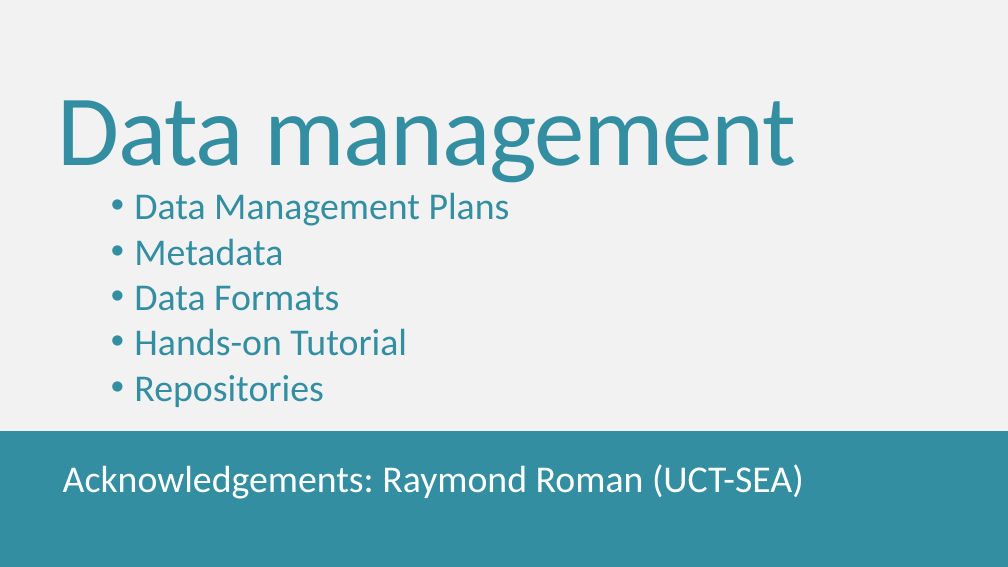
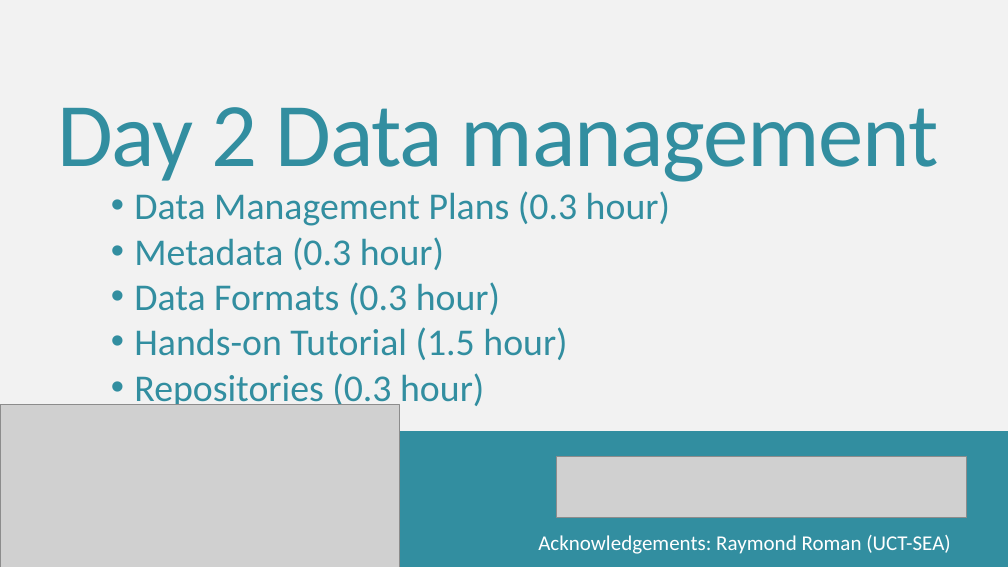
Before and after one commit to mvichi/SAMOS-Core3-UCT, a slide deck: slide 1 of lectures/Day2.pptx. Drawn at 1008x567 pixels with LibreOffice and Linux fonts; fonts in the diff are those of the drawing; grey boxes stand for pictures. Boxes give left, top, right and bottom in pixels: in the first picture for what was removed or moved away, otherwise in the second. Text is boxed around its words. In the diff, an @@ line names an element or a change of style, - is before the commit and + after.

Commit message:
Update Day 2 and Day 3 tutorials

```diff
--- a/lectures/Day2.pptx
+++ b/lectures/Day2.pptx
@@ title at [57, 107, 939, 182]: text changed; size 96 to 86.4 pt @@
-Data management
+Day 2 Data management
@@ text at [134, 191, 670, 406]: text changed @@
-• Data Management Plans
-• Metadata
-• Data Formats
-• Hands-on Tutorial
-• Repositories
+• Data Management Plans (0.3 hour)
+• Metadata (0.3 hour)
+• Data Formats (0.3 hour)
+• Hands-on Tutorial (1.5 hour)
+• Repositories (0.3 hour)
@@ picture added at [0, 405, 399, 567] @@
@@ picture added at [557, 457, 967, 518] @@
@@ subtitle "Acknowledgements: Raymond Roman (UCT-SEA)": place and size @@
-subtitle "Acknowledgements: Raymond Roman (UCT-SEA)" at [63, 464, 804, 499]
+subtitle "Acknowledgements: Raymond Roman (UCT-SEA)" at [538, 535, 950, 554]
@@ subtitle "Acknowledgements: Raymond Roman (UCT-SEA)" at [538, 535, 950, 554]: size 36 to 20 pt @@
```
Also in this commit, not shown: 2 slides added, 2 other files.
